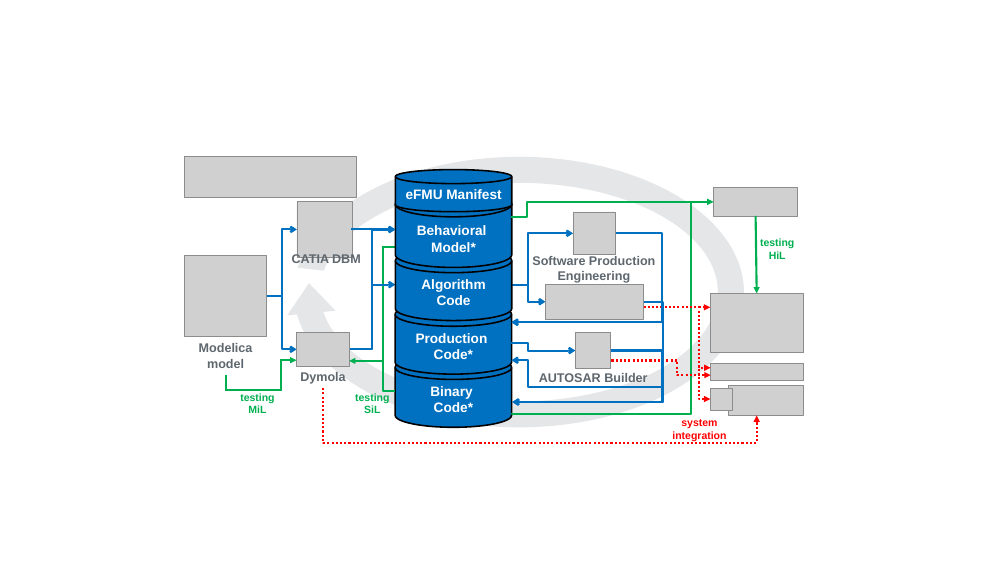
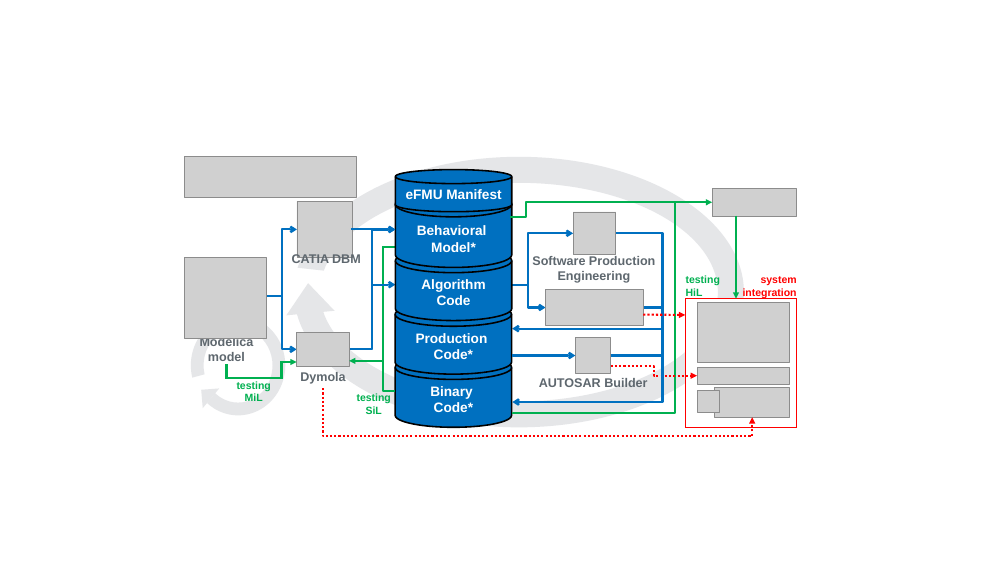
Before and after one commit to modelica/efmi-standard.org, a slide deck: slide 1 of static/media/tools/eFMI-tools.pptx. Drawn at 1008x567 pixels with LibreOffice and Linux fonts; fonts in the diff are those of the drawing; grey boxes stand for pictures. Boxes give left, top, right and bottom in pixels: in the first picture for what was removed or moved away, otherwise in the second. Text is boxed around its words. In the diff, an @@ line names an element or a change of style, - is before the commit and + after.

```diff
--- a/static/media/tools/eFMI-tools.pptx
+++ b/static/media/tools/eFMI-tools.pptx
@@ elbow arrow (510, 217) - (712, 203): route changed @@
@@ elbow line moved from (513, 414) - (691, 201) to (513, 414) - (675, 201) @@
@@ elbow arrow moved from (616, 234) - (511, 322) to (616, 234) - (513, 329) @@
@@ arrow moved from (756, 216) - (757, 293) to (737, 216) - (737, 299) @@
@@ elbow arrow moved from (512, 285) - (546, 302) to (512, 285) - (546, 308) @@
@@ text "testing HiL": place and size @@
-text "testing HiL" at box(760, 238, 794, 259)
+text "testing HiL" at box(686, 275, 720, 299)
@@ text "testing HiL" at box(686, 275, 720, 299): alignment centre to left @@
@@ rectangle added at box(686, 299, 797, 428), fill #FFFFFF, outline #FF0000 1.25 pt @@
@@ text at box(743, 276, 797, 299): text changed @@
-system integration
+system
+integration
@@ arch (boxed as its full ring) added at box(191, 315, 285, 415), fill #E5E6E8 @@
@@ elbow arrow removed from (644, 302) to (511, 322) @@
@@ elbow arrow moved from (662, 322) - (513, 402) to (662, 329) - (513, 402) @@
@@ arrow moved from (644, 308) - (711, 308) to (644, 315) - (685, 315) @@
@@ line added from (644, 308) to (662, 308), #0070C0 2 pt @@
@@ picture: place and size @@
-picture at box(711, 293, 803, 353)
+picture at box(697, 303, 789, 363)
@@ elbow arrow removed from (699, 306) to (711, 368) @@
@@ text "Modelica": place and size @@
-text "Modelica" at box(199, 343, 253, 368)
+text "Modelica" at box(200, 338, 254, 361)
@@ elbow arrow removed from (511, 343) to (575, 351) @@
@@ elbow arrow removed from (611, 351) to (512, 361) @@
@@ elbow arrow removed from (611, 351) to (513, 402) @@
@@ arrow added from (513, 355) to (575, 355), #0070C0 2 pt @@
@@ line added from (611, 355) to (662, 355), #0070C0 2 pt @@
@@ triangle added at box(193, 380, 220, 408), fill #E5E6E8 @@
@@ text "testing": place and size @@
-text "testing" at box(240, 393, 274, 413)
+text "testing" at box(237, 381, 271, 401)
@@ elbow arrow moved from (225, 375) - (296, 361) to (227, 364) - (296, 362) @@
@@ elbow arrow moved from (323, 388) - (757, 416) to (323, 388) - (752, 417) @@
@@ 2 pictures, 1 text: place and size @@
-2 pictures, 1 text at box(539, 284, 647, 382)
+2 pictures, 1 text at box(539, 290, 647, 387)
@@ elbow arrow moved from (612, 361) - (711, 375) to (611, 367) - (697, 376) @@
@@ picture: place and size @@
-picture at box(711, 364, 803, 381)
+picture at box(697, 368, 789, 385)
@@ elbow arrow removed from (699, 369) to (711, 399) @@
@@ picture: place and size @@
-picture at box(728, 386, 803, 415)
+picture at box(715, 388, 790, 417)
@@ picture: place and size @@
-picture at box(711, 389, 733, 411)
+picture at box(697, 390, 719, 412)
```
Also in this commit, not shown: 1 other file.
